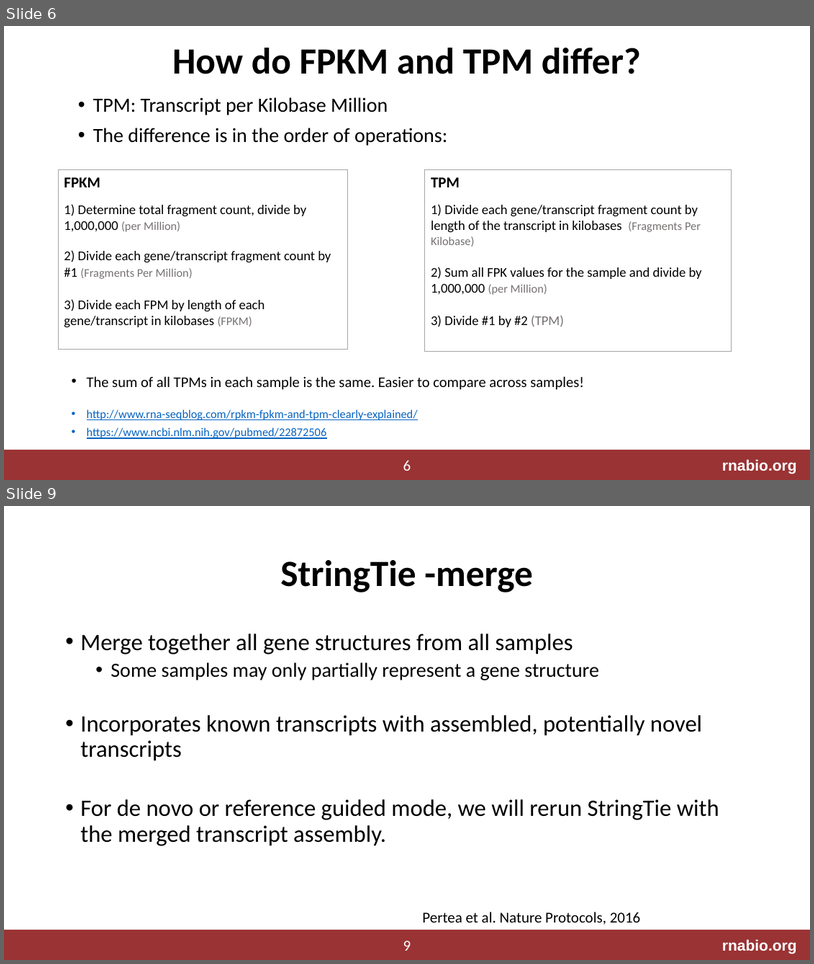
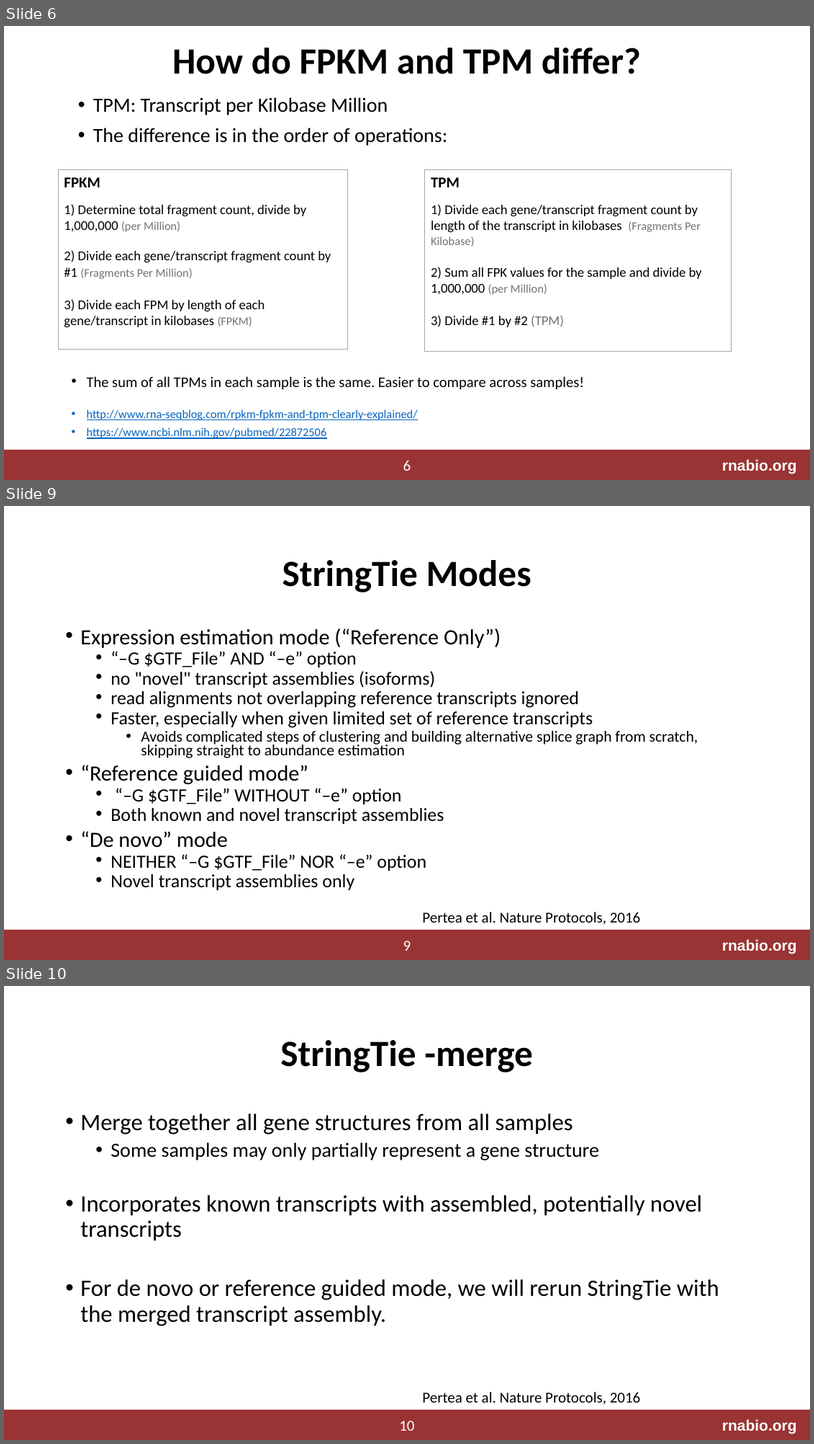
Before and after one commit to griffithlab/rnabio.org, a slide deck: assets/lectures/cshl/2023/mini/RNASeq_MiniLecture_03_01_AbundanceEstimation.pptx. Shown one above the other, each under a label of ours: slides 6 and 9 before the commit, slides 6, 9 and 10 after it; the slides between them are not shown. The pictures are 814x964 and 814x1444 pixels, drawn with LibreOffice and Linux fonts; fonts in the diff are those of the drawing. Boxes give left, top, right and bottom in pixels: in the first picture for what was removed or moved away, otherwise in the second. Text is boxed around its words. In the diff, an @@ line names an element or a change of style, - is before the commit and + after.

```diff
--- a/assets/lectures/cshl/2023/mini/RNASeq_MiniLecture_03_01_AbundanceEstimation.pptx
+++ b/assets/lectures/cshl/2023/mini/RNASeq_MiniLecture_03_01_AbundanceEstimation.pptx
@@ slide 9 added at [4, 506, 810, 960], background #FFFFFF; not listed: 3 template elements that a slide beside it also shows @@
@@ title added at [283, 560, 532, 592], 44 pt, text #000000, bold @@
+StringTie Modes
@@ text added at [80, 628, 699, 890], 22.2 pt, text #000000 @@
+• Expression estimation mode (“Reference Only”)
+  • “–G $GTF_File” AND “–e” option
+  • no "novel" transcript assemblies (isoforms)
+  • read alignments not overlapping reference transcripts ignored
+  • Faster, especially when given limited set of reference transcripts
+    • Avoids complicated steps of clustering and building alternative splice graph from scratch, skipping straight to abundance estimation
+• “Reference guided mode”
+  • “–G $GTF_File” WITHOUT “–e” option
+  • Both known and novel transcript assemblies
+• “De novo” mode
+  • NEITHER “–G $GTF_File” NOR “–e” option
+  • Novel transcript assemblies only
@@ text added at [422, 911, 641, 924], 18 pt, text #000000 @@
+Pertea et al. Nature Protocols, 2016
@@ what was slide 9 is now slide 10 @@
@@ page number at [399, 1420, 414, 1430]: text changed @@
-9
+10
```
Also in this commit, not shown: 3 slides changed, 7 other files.
